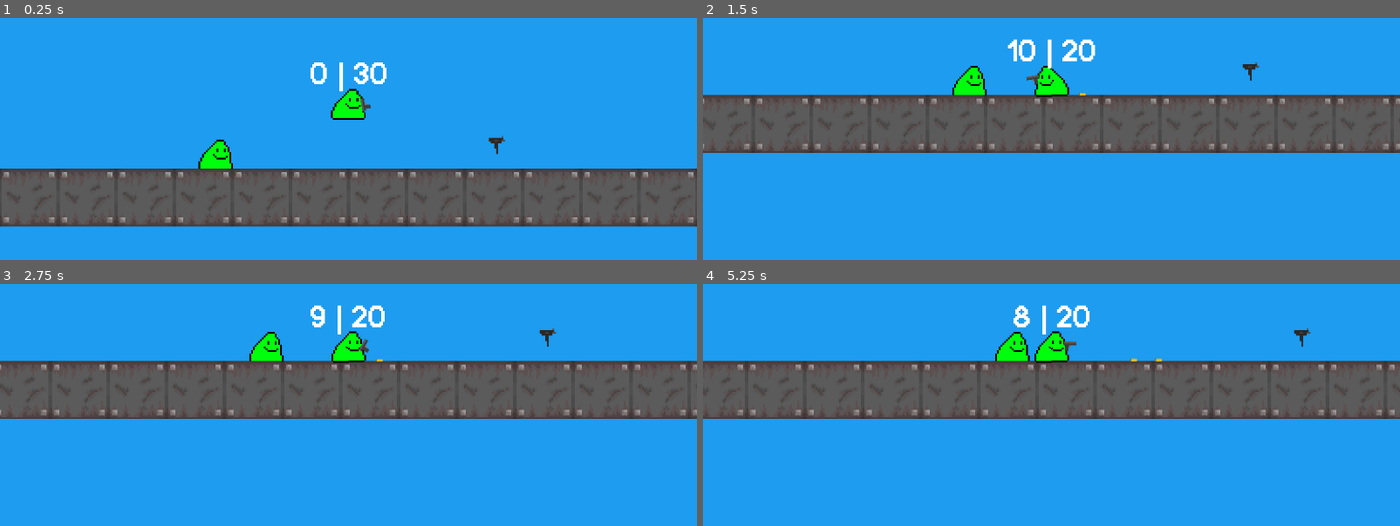
Above: before the commit, frames 1-4 (two rows, left to right).
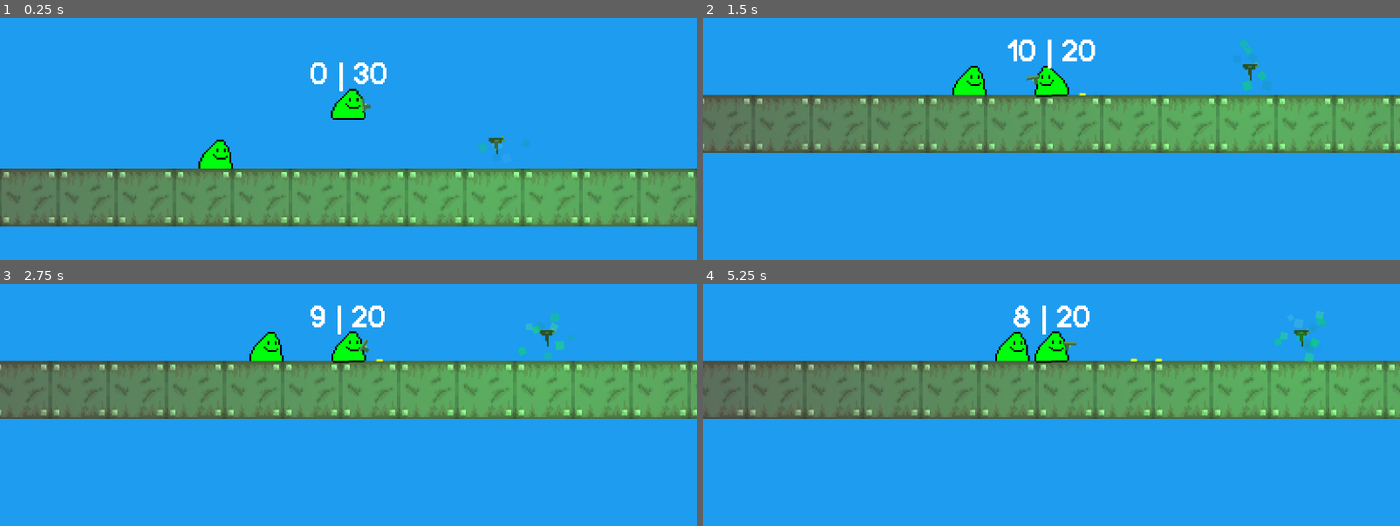
Above: after the commit, the same moments.

Repository: a0fefd/blobs-with-guns-remastered
Game: Godot game, scene res://scenes/levels/world.tscn
Two runs of this game, one before a commit and one after it. Both use one fixed random seed, a clock stepped at 60 frames per second and the inputs below.
Inputs (mouse positions are in pixels of both pictures, inside the frame that each line leads up to):
- Up to frame 1 (0.25 s): no input
- Up to frame 2 (1.5 s): move the mouse to (1204, 61) at 0.52 s; press the mouse at (1204, 61) at 0.53 s; move the mouse to (912, 100) at 1.27 s; release the mouse at (912, 100) at 1.28 s; tap F (focus) at 1.35 s
- Up to frame 3 (2.75 s): move the mouse to (outside the picture) at 2.02 s; tap Mouse wheel up (next_gun) at 2.1 s
- Up to frame 4 (5.25 s): tap Enter at 2.75 s; move the mouse to (1016, 424) at 2.77 s; tap Mouse wheel down (prev_gun) at 2.85 s; move the mouse to (1260, 405) at 3.52 s; press the mouse at (1260, 405) at 3.53 s; move the mouse to (842, 288) at 4.27 s; release the mouse at (842, 288) at 4.28 s; tap F (focus) at 4.35 s; move the mouse to (1086, 346) at 5.02 s; tap Mouse wheel up (next_gun) at 5.1 s

The runs differ from the first frame. In frame 1, 24% of the frame differs, in the area x 0-100%, y 33-87%; in frame 2, 23%; in frame 3, 24%; in frame 4, 22%.

Commit message:
Make pickups look cool

Diff:
--- a/scenes/guns/gun.tscn
+++ b/scenes/guns/gun.tscn
@@ -116,9 +116,13 @@
 "values": [true, false]
 }
 
+[sub_resource type="Animation" id="Animation_f4sj6"]
+resource_name = "equip"
+
 [sub_resource type="AnimationLibrary" id="AnimationLibrary_xhcu1"]
 _data = {
 "RESET": SubResource("Animation_3mqgm"),
+"equip": SubResource("Animation_f4sj6"),
 "reload": SubResource("Animation_gatvx"),
 "shoot": SubResource("Animation_3qays")
 }
--- a/scenes/guns/pickup.tscn
+++ b/scenes/guns/pickup.tscn
@@ -1,8 +1,13 @@
-[gd_scene load_steps=3 format=3 uid="uid://ba5gc27qsv2e0"]
+[gd_scene load_steps=5 format=3 uid="uid://ba5gc27qsv2e0"]
 
 [ext_resource type="Script" path="res://scripts/pickup.gd" id="1_14e3s"]
+[ext_resource type="Texture2D" uid="uid://4782gegcyi5f" path="res://sprites/lights/roundlight.png" id="2_jiq6v"]
 
 [sub_resource type="CircleShape2D" id="CircleShape2D_q6qob"]
+
+[sub_resource type="Gradient" id="Gradient_ib14a"]
+offsets = PackedFloat32Array(0, 0.443709, 1)
+colors = PackedColorArray(0, 0, 0, 0, 0, 1, 0.0470588, 0.407843, 1, 1, 1, 0)
 
 [node name="Pickup" type="Area2D"]
 script = ExtResource("1_14e3s")
@@ -12,4 +17,25 @@
 [node name="CollisionShape2D" type="CollisionShape2D" parent="."]
 shape = SubResource("CircleShape2D_q6qob")
 
+[node name="PointLight2D" type="PointLight2D" parent="."]
+color = Color(0, 1, 0.0470588, 1)
+texture = ExtResource("2_jiq6v")
+
+[node name="CPUParticles2D" type="CPUParticles2D" parent="."]
+amount = 20
+lifetime = 10.0
+preprocess = 2.0
+lifetime_randomness = 1.0
+local_coords = true
+emission_shape = 1
+emission_sphere_radius = 16.0
+gravity = Vector2(0, 0)
+angular_velocity_min = 50.0
+angular_velocity_max = 150.0
+orbit_velocity_min = 0.1
+orbit_velocity_max = 0.3
+scale_amount_min = 3.0
+scale_amount_max = 5.0
+color_ramp = SubResource("Gradient_ib14a")
+
 [connection signal="body_entered" from="." to="." method="_on_body_entered"]
Not shown: 1 places in scenes/guns/gun.tscn that only renumber resources
